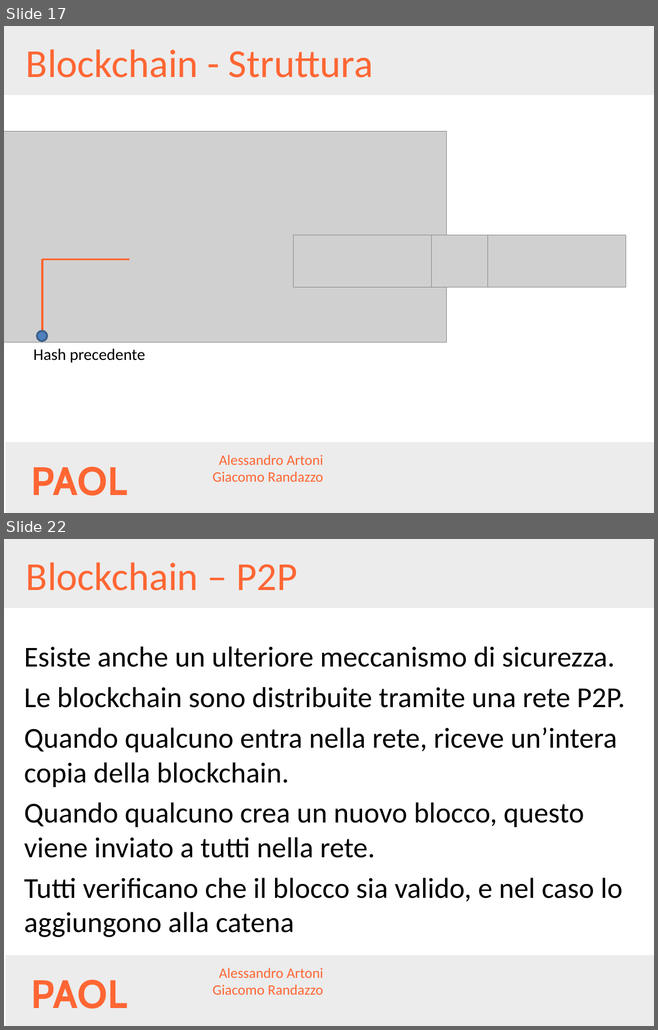
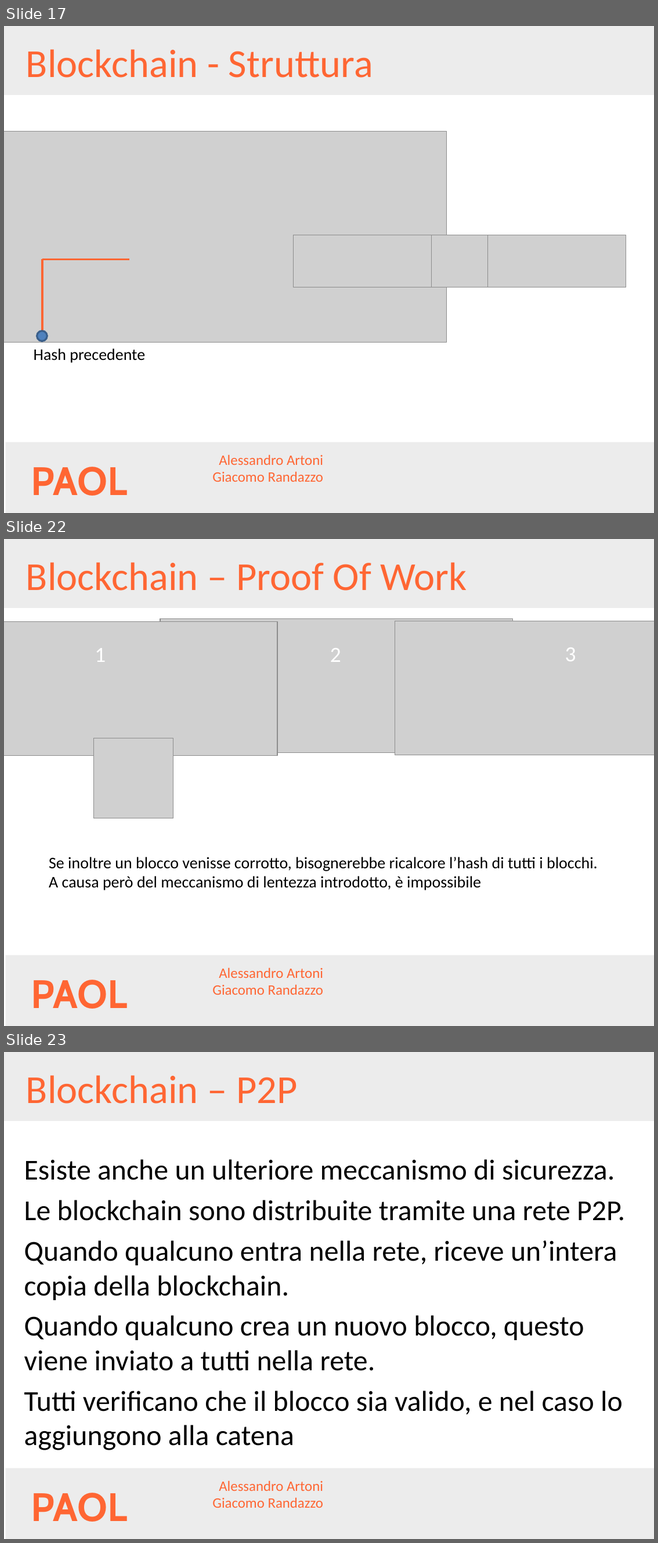
Before and after one commit to AlessandroArtoni/blockchainAndCriptocurrencies, a slide deck: Presentazione.pptx. Shown one above the other, each under a label of ours: slides 17 and 22 before the commit, slides 17, 22 and 23 after it; the slides between them are not shown. The pictures are 658x1030 and 658x1543 pixels, drawn with LibreOffice and Linux fonts; fonts in the diff are those of the drawing; grey boxes stand for pictures; background and template pictures are left out. Boxes give left, top, right and bottom in pixels: in the first picture for what was removed or moved away, otherwise in the second. Text is boxed around its words. In the diff, an @@ line names an element or a change of style, - is before the commit and + after.

```diff
--- a/Presentazione.pptx
+++ b/Presentazione.pptx
@@ slide 22 added at <box>4,539,654,1026</box>, background #FFFFFF; not listed: 4 template elements that a slide beside it also shows @@
@@ title added at <box>26,562,467,591</box>, 44 pt, text #FF6633 @@
+Blockchain – Proof Of Work
@@ picture added at <box>4,621,278,755</box> @@
@@ picture added at <box>160,619,513,752</box> @@
@@ picture added at <box>395,621,654,755</box> @@
@@ text added at <box>94,648,106,662</box>, 24 pt, text #FFFFFF @@
+1
@@ text added at <box>330,648,341,662</box>, 24 pt, text #FFFFFF @@
+2
@@ text added at <box>565,647,576,661</box>, 24 pt, text #FFFFFF @@
+3
@@ picture added at <box>94,739,173,819</box> @@
@@ text added at <box>49,857,597,890</box>, 18 pt, text #000000 @@
+Se inoltre un blocco venisse corrotto, bisognerebbe ricalcore l’hash di tutti i blocchi.
+A causa però del meccanismo di lentezza introdotto, è impossibile
@@ what was slide 22 is now slide 23 @@
```
Also in this commit, not shown: 4 slides changed, 3 other slides added, 1 slide removed, 8 other files.
